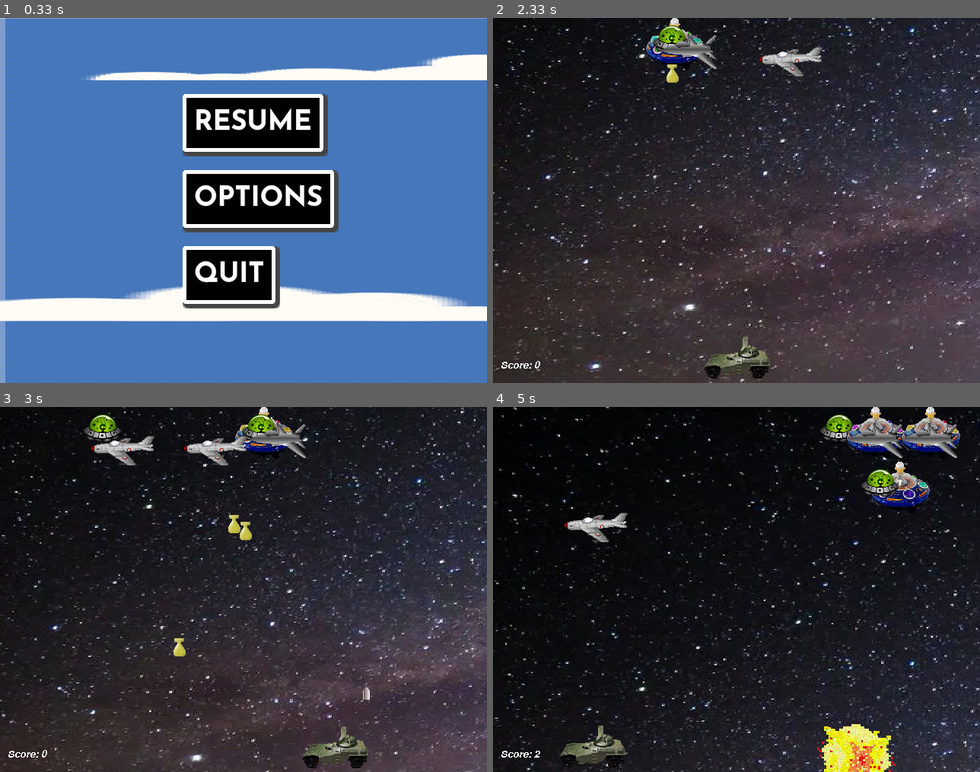
Above: before the commit, frames 1-4 (two rows, left to right).
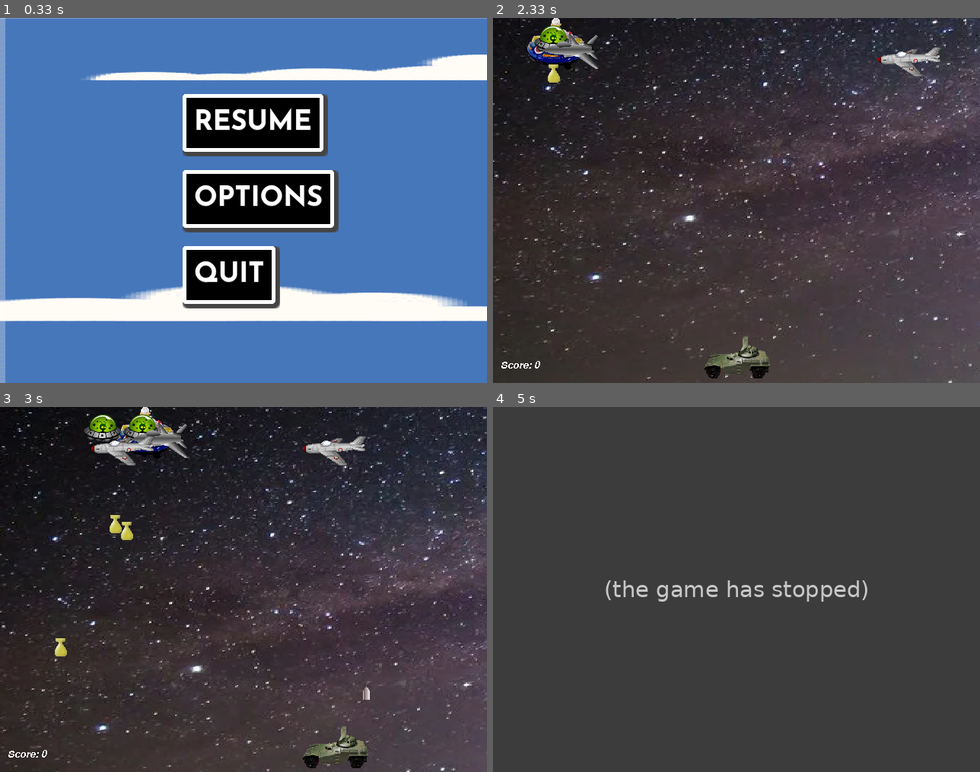
Above: after the commit, the same moments.

Repository: Mahadi011/pygame
Game: pygame game, started from pygame/aliens.py
Two runs of this game, one before a commit and one after it. Both use one fixed random seed, a clock stepped at 60 frames per second and the inputs below.
Inputs (mouse positions are in pixels of both pictures, inside the frame that each line leads up to):
- Up to frame 1 (0.33 s): no input
- Up to frame 2 (2.33 s): click (736, 200) at 0.38 s; press the mouse at (726, 331) at 1.7 s; move the mouse to (643, 258) at 1.8 s; release the mouse at (561, 189) at 1.93 s; press the mouse at (746, 123) at 2.03 s; move the mouse to (692, 134) at 2.13 s; release the mouse at (634, 142) at 2.27 s
- Up to frame 3 (3 s): hold Right 2.33-2.8 s; move the mouse to (82, 662) at 2.37 s; hold Left from 2.83 s (still down); tap Space at 2.9 s
- Up to frame 4 (5 s): tap Space at 3.2, 3.47, 3.77 s; release Left at 3.37 s; hold Left 3.4-3.8 s

Frame 1 is identical in both runs. In frame 2, 20% of the frame differs, in the area x 0-100%, y 0-100%; in frame 3, 22%; in frame 4, 92%.
After the commit the program exited at 4.7 s; later frames show no game.

Commit message:
added comment

Diff:
--- a/pygame/aliens.py
+++ b/pygame/aliens.py
@@ -498,7 +498,7 @@
     start_game = False
     while not start_game:
 
-        if menu_state == False:
+        if menu_state == False:  # When it is in the main menu
             if resume_button.draw(screen):
                 start_game= True
                 # game_paused = False
@@ -506,8 +506,9 @@
                 menu_state = True
             if quit_button.draw(screen):
                 pg.quit()
-        elif menu_state == True:
-            all.update()
+        elif menu_state == True: # when it will be in the option menu
+            pg.display.flip()
+
             plane_button.draw(screen)
             baloon_button.draw(screen)
             otheralien_button.draw(screen)
